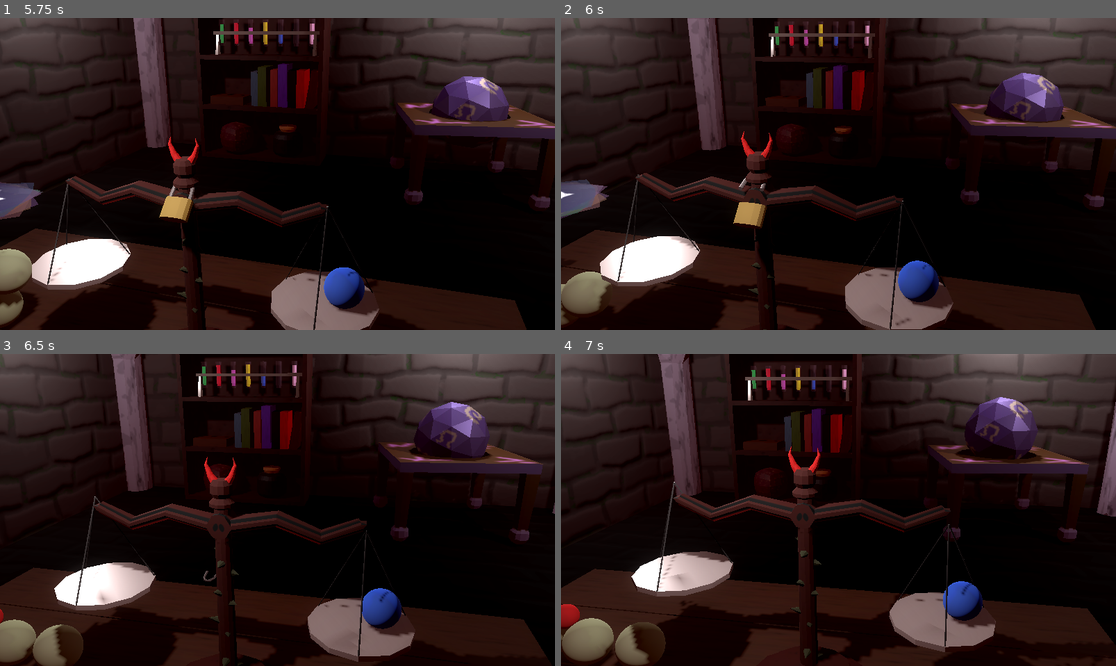
Above: before the commit, frames 1-4 (two rows, left to right).
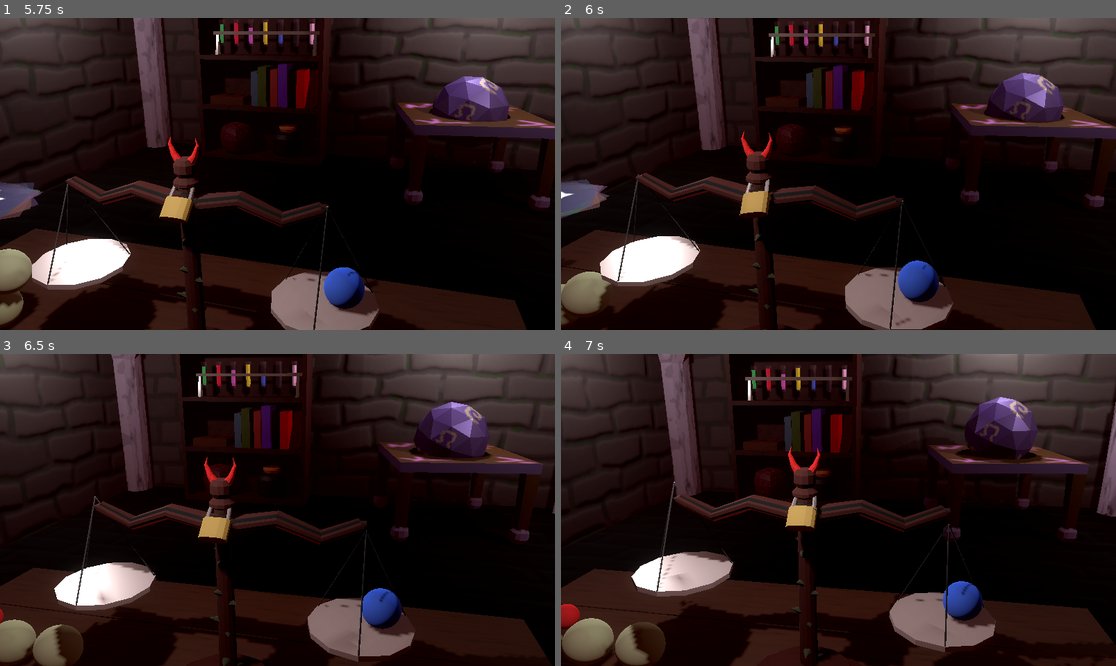
Above: after the commit, the same moments.

Repository: camd67/scale-game
Game: Godot game, scene res://scene/main/main.tscn
Same seed, same stepped clock (60 frames per second), same inputs: the game is played once before the commit and once after it. Sound files missing from this copy of the repository are replaced by a short silence.
Inputs (mouse positions are in pixels of both pictures, inside the frame that each line leads up to):
- Up to frame 1 (5.75 s): click "Begin Balancing" at 0.5 s; move the mouse to (249, 236) at 1.27 s; click (249, 236) at 1.42 s; drag from (444, 220) to (249, 236) at 2.02 s; move the mouse to (111, 127) at 2.77 s; click (111, 127) at 2.92 s; drag from (305, 174) to (111, 127) at 3.52 s; move the mouse to (194, 96) at 4.27 s; click (194, 96) at 4.42 s; drag from (399, 158) to (194, 96) at 5.02 s
- Up to frame 2 (6 s): move the mouse to (727, 189) at 5.77 s; click (727, 189) at 5.92 s
- Up to frame 3 (6.5 s): no input
- Up to frame 4 (7 s): drag from (894, 441) to (727, 525) at 6.52 s

Frame 1 is identical in both runs. In frame 2, 0.7% of the frame differs, in the area x 31-57%, y 51-100%; in frame 3, 0.7%; in frame 4, 1.0%, in the area x 40-63%, y 45-100%.

Commit message:
Make lock-checking dependent on successful comparison

Diff:
--- a/scene/autoload/game_events/game_events.gd
+++ b/scene/autoload/game_events/game_events.gd
@@ -20,10 +20,10 @@
 	pan_exited.emit()
 
 # The player has "locked in" and submitted their solution
-signal weight_submitted()
+signal weight_submitted(callback: Callable)
 
-func emit_weight_submitted() -> void:
-	weight_submitted.emit()
+func emit_weight_submitted(callback: Callable) -> void:
+	weight_submitted.emit(callback)
 
 # The scale has finished it's weight animation
 signal weighing_finished()
--- a/scene/main/main.tscn
+++ b/scene/main/main.tscn
@@ -151,8 +151,7 @@
 level_definitions = Array[ExtResource("3_dbj6n")]([ExtResource("4_4qcts"), ExtResource("4_4qcts")])
 spawner = NodePath("../MeasureableSpawner")
 
-[node name="WeightComparer" parent="." node_paths=PackedStringArray("scale") instance=ExtResource("3_fkc30")]
-scale = NodePath("../Scale")
+[node name="WeightComparer" parent="." instance=ExtResource("3_fkc30")]
 
 [node name="MeasureableSpawner" parent="." node_paths=PackedStringArray("left_spawn_location", "right_spawn_location") instance=ExtResource("12_ysa5h")]
 left_spawn_location = NodePath("../TableLeftSpawnPoint")
--- a/scene/scale/lock.gd
+++ b/scene/scale/lock.gd
@@ -15,9 +15,9 @@
 		return
 
 	if event is InputEventMouseButton and event.is_pressed():
-		lock_animation_player.play("unlock")
-		has_been_unlocked = true
-		GameEvents.emit_weight_submitted()
+		#lock_animation_player.play("unlock")
+		#has_been_unlocked = true
+		GameEvents.emit_weight_submitted(on_weight_calculated)
 
 
 func on_lock_mouse_exit() -> void:
@@ -31,6 +31,14 @@
 	lock_animation_player.play("hover")
 
 
+func on_weight_calculated(success: bool) -> void:
+	if success:
+		lock_animation_player.play("unlock")
+		has_been_unlocked = true
+	else:
+		lock_animation_player.play("hover")
+
+
 func play_lock_move() -> void:
 	SoundManager.play_lock_move()
 
--- a/scene/scale/scale.gd
+++ b/scene/scale/scale.gd
@@ -14,9 +14,9 @@
 func _ready() -> void:
 	#starting_pan_height = left_pan.global_position.y
 	starting_pan_height = ($Visuals/PanR as Node3D).global_position.y
-	GameEvents.weight_submitted.connect(on_level_submitted)
+	GameEvents.weight_submitted.connect(on_weight_submitted)
 
-func on_level_submitted() -> void:
+func on_weight_submitted(result_callback: Callable) -> void:
 	var pan_difference := right_pan_weight - left_pan_weight
 	# Use the right pan as our "baseline" for doing difference computations
 	var pan_difference_percent := pan_difference / right_pan_weight
@@ -31,8 +31,11 @@
 	var left_tween := create_tween()
 	left_tween.bind_node(left_pan_mesh).tween_property(left_pan_mesh, "global_position", left_end_pos, 3).set_ease(Tween.EASE_OUT)
 	create_tween().bind_node(right_pan_mesh).tween_property(right_pan_mesh, "global_position", right_end_pos, 3).set_ease(Tween.EASE_OUT)
-	left_tween.tween_callback(func() -> void: GameEvents.emit_weighing_finished())
-
+	left_tween.tween_callback(func() -> void: result_callback.call(pan_difference == 0))
+	#if (pan_difference == 0):
+		#GameEvents.emit_correct_weight_submitted()
+	#else:
+		#GameEvents.emit_incorrect_weight_submitted()
 
 
 func update_labels() -> void:
--- a/scene/weight_comparer/weight_comparer.gd
+++ b/scene/weight_comparer/weight_comparer.gd
@@ -1,23 +1,23 @@
 extends Node
 
-@export var scale : Scale
+#@export var scale : Scale
 
 
-func _ready() -> void:
-	GameEvents.weighing_finished.connect(on_weighing_finished)
-
-
-func _process(delta: float) -> void:
-	if OS.has_feature("editor"):
-		if Input.is_action_just_pressed("lockin(debug)"):
-			GameEvents.emit_weight_submitted()
-
-
-func on_weighing_finished() -> void:
-	print("weight submitted")
-	print("left pan weight: " + str(scale.left_pan_weight))
-	print("right pan weight: " + str(scale.right_pan_weight))
-	if scale.left_pan_weight == scale.right_pan_weight:
-		GameEvents.emit_correct_weight_submitted()
-	else:
-		GameEvents.emit_incorrect_weight_submitted()
+#func _ready() -> void:
+	#GameEvents.weighing_finished.connect(on_weighing_finished)
+#
+#
+#func _process(delta: float) -> void:
+	#if OS.has_feature("editor"):
+		#if Input.is_action_just_pressed("lockin(debug)"):
+			#GameEvents.emit_weight_submitted(func(callback: Callable) -> void: print('submitted'))
+#
+#
+#func on_weighing_finished() -> void:
+	#print("weight submitted")
+	#print("left pan weight: " + str(scale.left_pan_weight))
+	#print("right pan weight: " + str(scale.right_pan_weight))
+	#if scale.left_pan_weight == scale.right_pan_weight:
+		#GameEvents.emit_correct_weight_submitted()
+	#else:
+		#GameEvents.emit_incorrect_weight_submitted()
